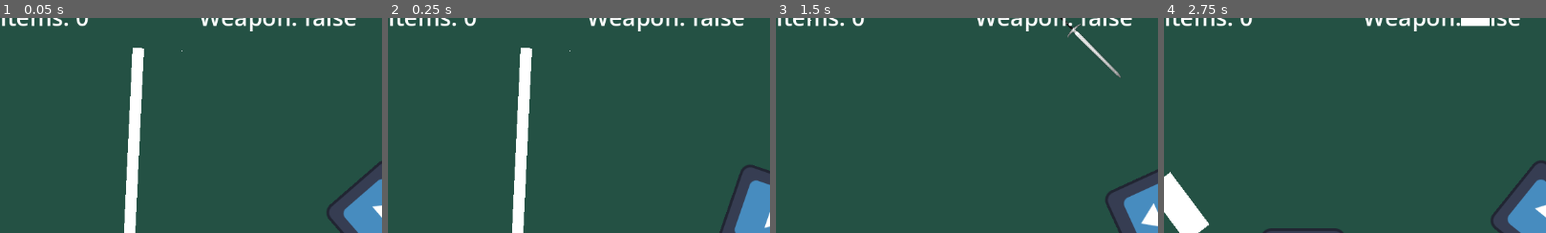
Above: before the commit, frames 1-4 (left to right).
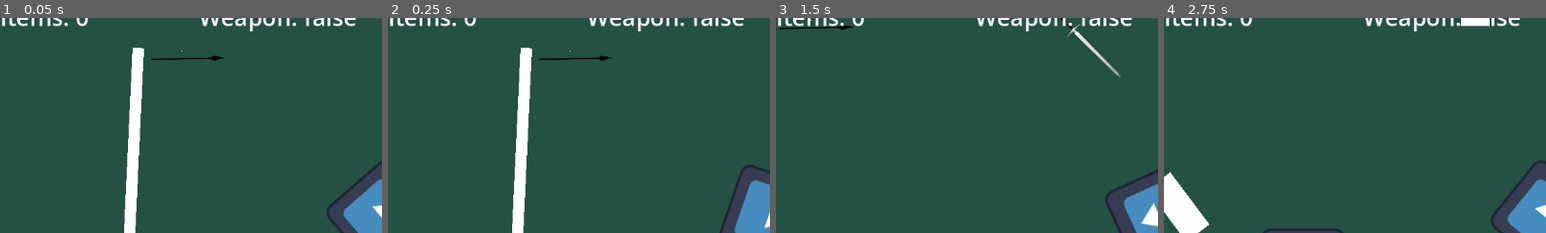
Above: after the commit, the same moments.

Repository: PierceFrancis/Godot-Final-Project
Game: Godot game, scene res://another_test.tscn
Two runs of this game, one before a commit and one after it. Both use one fixed random seed, a clock stepped at 60 frames per second and the inputs below. This scene is started directly instead of the project's main scene. The engine's default icon, where the game draws it, is replaced by a stand-in: a white triangle on a blue panel in a dark square.
Inputs (mouse positions are % of the whole screen's width and height, from its top left):
- Up to frame 1 (0.05 s): no input
- Up to frame 2 (0.25 s): no input
- Up to frame 3 (1.5 s): tap Enter at 0.5 s; move the mouse to (72, 45) at 0.52 s; press the mouse at (72, 45) at 0.53 s; hold D (move_right) 0.53-1.28 s; move the mouse to (30, 55) at 1.27 s; release the mouse at (30, 55) at 1.28 s; hold S (move_down) from 1.28 s (still down); tap E (action_button) at 1.35 s
- Up to frame 4 (2.75 s): click (30, 55) at 1.55 s; move the mouse to (60, 28) at 2.02 s; release S (move_down) at 2.03 s; press the mouse at (60, 28) at 2.03 s; hold D (move_right) from 2.03 s (still down)
The pictures show only the part of the screen within x 0-50%, y 4-54%; the shares and areas given below are measured in that part.

The runs differ from the first frame. In frame 1, 0.2% of the frame differs, in the area x 39-59%, y 17-20%; in frame 2, 0.2%; in frame 3, 0.2%; in frame 4, nothing differs.

Commit message:
working in eenemy attack

Diff:
--- a/Scenes/charger.tscn
+++ b/Scenes/charger.tscn
@@ -1,7 +1,8 @@
-[gd_scene load_steps=9 format=3 uid="uid://cclmvq6r67lxa"]
+[gd_scene load_steps=10 format=3 uid="uid://cclmvq6r67lxa"]
 
 [ext_resource type="Script" uid="uid://dh7klp2yfu4sf" path="res://Scripts/charger.gd" id="1_34ipw"]
 [ext_resource type="Script" uid="uid://kqk3o7wox8aj" path="res://Scenes/ray_cast_2d.gd" id="2_ljrdh"]
+[ext_resource type="Texture2D" uid="uid://gvvui5egjjm8" path="res://assets/Spear.png" id="2_m3mk2"]
 
 [sub_resource type="BoxMesh" id="BoxMesh_acnta"]
 
@@ -80,6 +81,12 @@
 [node name="MeshInstance2D" type="MeshInstance2D" parent="."]
 mesh = SubResource("BoxMesh_acnta")
 
+[node name="Sprite2D" type="Sprite2D" parent="MeshInstance2D"]
+position = Vector2(8, 11)
+rotation = 2.3380907
+scale = Vector2(0.4416357, 0.4416357)
+texture = ExtResource("2_m3mk2")
+
 [node name="CollisionShape2D" type="CollisionShape2D" parent="."]
 shape = SubResource("RectangleShape2D_bxwl7")
 
@@ -113,6 +120,8 @@
 &"": SubResource("AnimationLibrary_rak5c")
 }
 
+[node name="ChargerAttack" type="Node2D" parent="."]
+
 [connection signal="body_entered" from="DetectionShape" to="." method="_on_detection_shape_body_entered"]
 [connection signal="body_entered" from="Killbox" to="." method="_on_killbox_body_entered"]
 [connection signal="body_exited" from="Killbox" to="." method="_on_killbox_body_exited"]
--- /dev/null
+++ b/Scenes/charger_attack.gd
@@ -0,0 +1,11 @@
+extends Node2D
+
+
+# Called when the node enters the scene tree for the first time.
+func _ready() -> void:
+	pass # Replace with function body.
+
+
+# Called every frame. 'delta' is the elapsed time since the previous frame.
+func _process(delta: float) -> void:
+	pass
--- /dev/null
+++ b/Scenes/charger_attack.tscn
@@ -0,0 +1,22 @@
+[gd_scene load_steps=3 format=3 uid="uid://c4i4kclxk6sa2"]
+
+[ext_resource type="Script" uid="uid://ctarmatg63bjw" path="res://Scenes/charger_attack.gd" id="1_l6eno"]
+
+[sub_resource type="RectangleShape2D" id="RectangleShape2D_jm7i4"]
+size = Vector2(64, 24)
+
+[node name="ChargerAttack" type="Node2D"]
+script = ExtResource("1_l6eno")
+
+[node name="Area2D" type="Area2D" parent="."]
+position = Vector2(26.000004, 0)
+scale = Vector2(0.84000003, 1)
+
+[node name="CollisionShape2D" type="CollisionShape2D" parent="Area2D"]
+position = Vector2(22, 2)
+shape = SubResource("RectangleShape2D_jm7i4")
+debug_color = Color(0.71400446, 0.48300147, 0.076736905, 0.41960785)
+
+[node name="Sprite2D" type="Sprite2D" parent="."]
+
+[node name="AnimationPlayer" type="AnimationPlayer" parent="Sprite2D"]
Not shown, added: Scenes/charger_attack.gd.uid
Binary file added: assets/Spear.png
Not shown, added: assets/Spear.png.import
